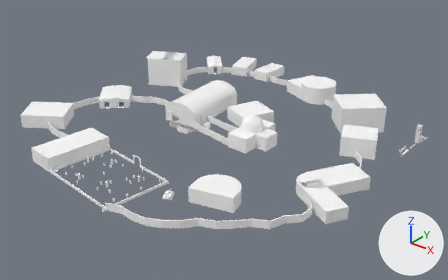
A saved change to the Blender file Assets/Art/Models/Saad_Buildings.blend.
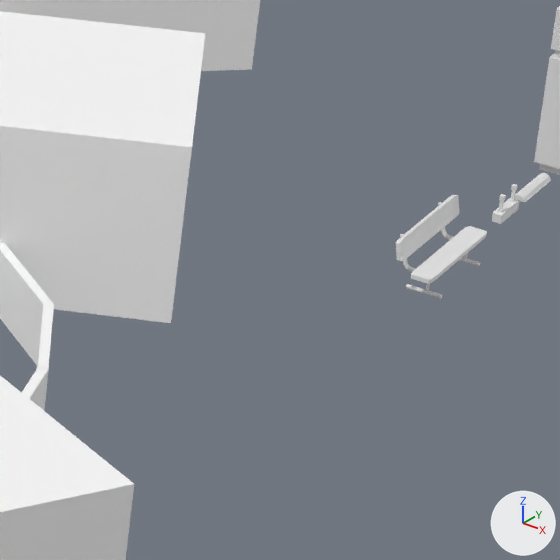
Each version appears first whole from a camera (50 mm lens) standing at (124.0, -331.0, 171.0) and looking at (-112.0, -35.0, -12.0), and next in a close-up on the part from 80% to 93% of the width and 45% to 66% of the height. Arrows for +X, +Y and +Z are at lower right; the lights stay in place.
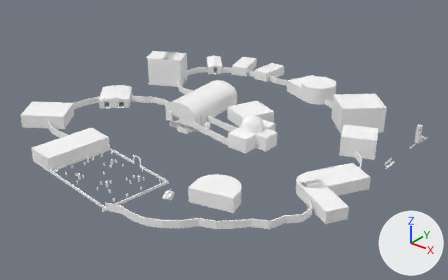
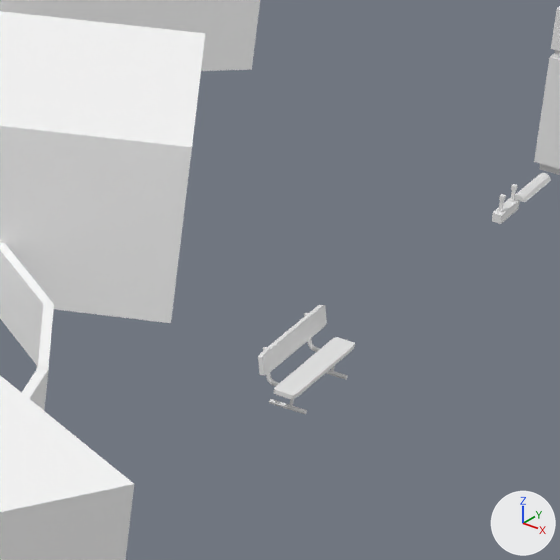
What the commit changed:
Object 'Cylinder.001' (ob_cylinder_001) moves from (-0.45, -2.97, 0.0) to (-0.45, -23.25, 0.0).

What differs and where, as boxes [x1, y1, x2, y2] in the close-ups (560 x 560 px):
'Cylinder.001', moved: before [396, 195, 487, 299]; after [258, 305, 355, 414]
